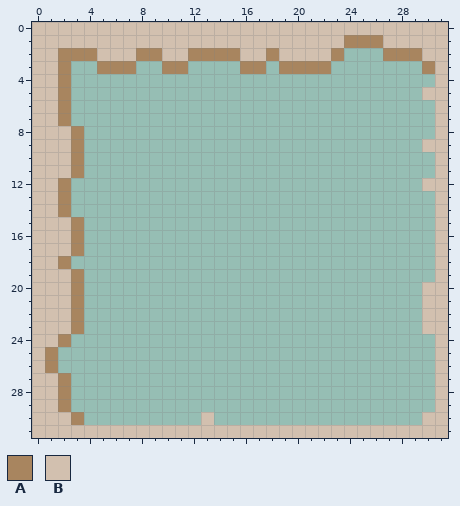
File history of a pixel-art file, assets/news/32x32punched_hole_v1.aseprite. Above: the version before the commit.
32x32 pixels, 1 frame.
Palette (. is transparent): A #a8855f  B #d2c0af
Pixels before, first column x 0:
 0 BBBBBBBBBBBBBBBBBBBBBBBBBBBBBBBB
 1 BBBBBBBBBBBBBBBBBBBBBBBBAAABBBBB
 2 BBAAABBBAABBAAAABBABBBBA...AAABB
 3 BBA..AAA..AA....AA.AAAA.......AB
 4 BBA............................B
 5 BBA...........................BB
 6 BBA............................B
 7 BBA............................B
 8 BBBA...........................B
 9 BBBA..........................BB
10 BBBA...........................B
11 BBBA...........................B
12 BBA...........................BB
13 BBA............................B
14 BBA............................B
15 BBBA...........................B
16 BBBA...........................B
17 BBBA...........................B
18 BBA............................B
19 BBBA...........................B
20 BBBA..........................BB
21 BBBA..........................BB
22 BBBA..........................BB
23 BBBA..........................BB
24 BBA............................B
25 BA.............................B
26 BA.............................B
27 BBA............................B
28 BBA............................B
29 BBA............................B
30 BBBA.........B................BB
31 BBBBBBBBBBBBBBBBBBBBBBBBBBBBBBBB
After the commit:
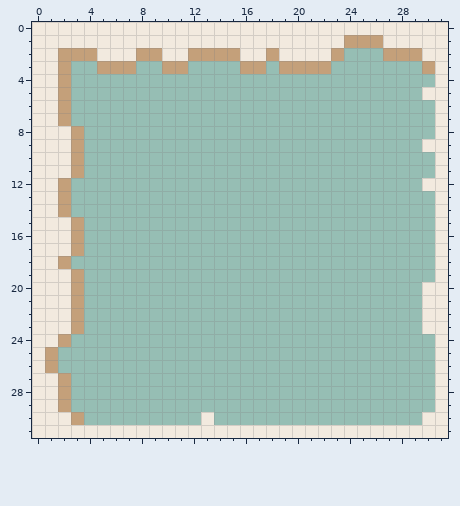
Changes in this commit:
Colour A changes from #a8855f to #c4a07a.
Colour B changes from #d2c0af to #f2eadf.
Changed places in both pictures, as pixel boxes (x1, y1, x2, y2):
changed: (32, 22, 448, 438)
